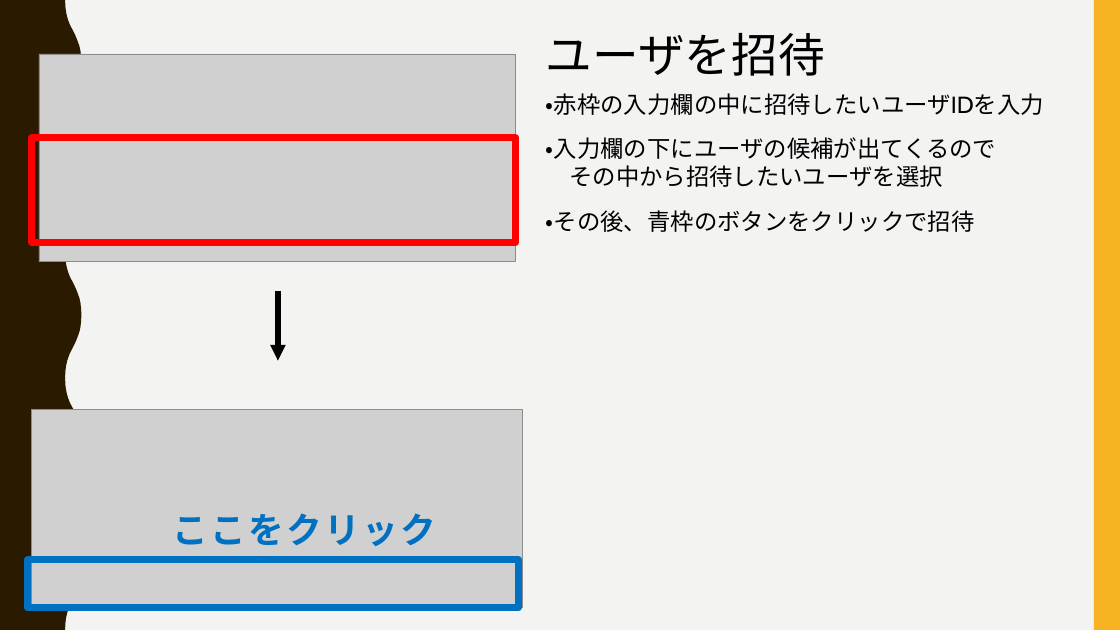
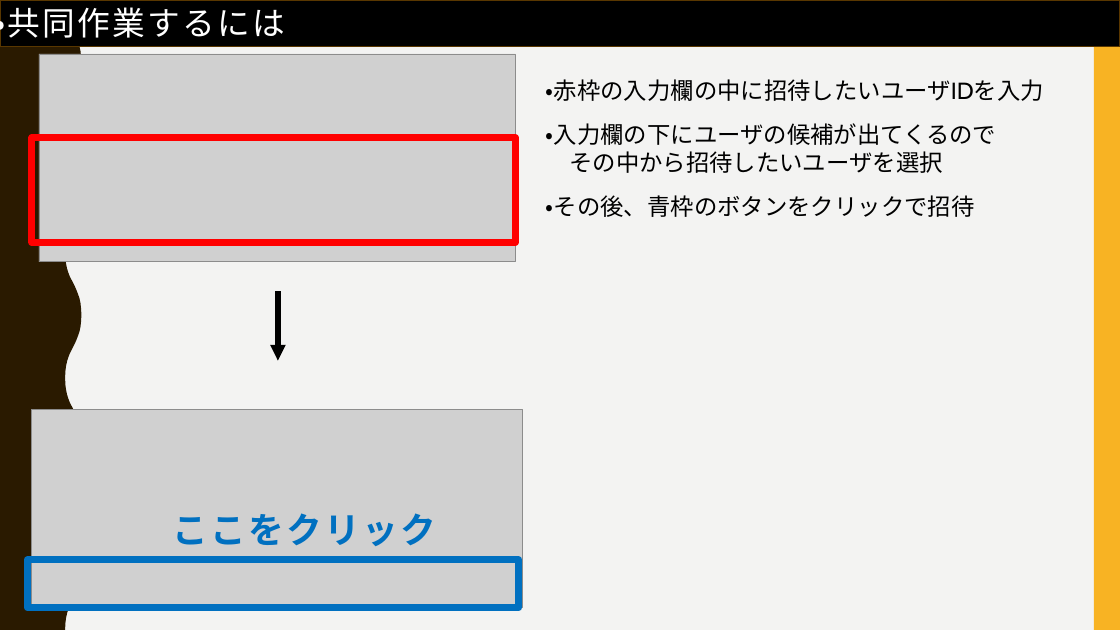
Before and after one commit to FIY24554/git_test, a slide deck: slide 35 of gitについて_加藤.pptx (slide 30 before the commit). Drawn at 1120x630 pixels with LibreOffice and Linux fonts; fonts in the diff are those of the drawing; grey boxes stand for pictures. Boxes give left, top, right and bottom in pixels: in the first picture for what was removed or moved away, otherwise in the second. Text is boxed around its words. In the diff, an @@ line names an element or a change of style, - is before the commit and + after.

```diff
--- a/gitについて_加藤.pptx
+++ b/gitについて_加藤.pptx
@@ rectangle added at box(0, 0, 1120, 46), fill #000000, outline #593700 1 pt @@
@@ text added at box(0, 2, 285, 44), 28 pt, text #FFFFFF @@
+・共同作業するには
@@ text removed at box(546, 33, 825, 76) @@
-ユーザを招待
@@ 3 texts: place and size @@
-3 texts at box(546, 93, 1044, 232)
+3 texts at box(546, 79, 1044, 217)
```
Also in this commit, not shown: 22 other slides changed, 16 slides added, 1 slide removed.
